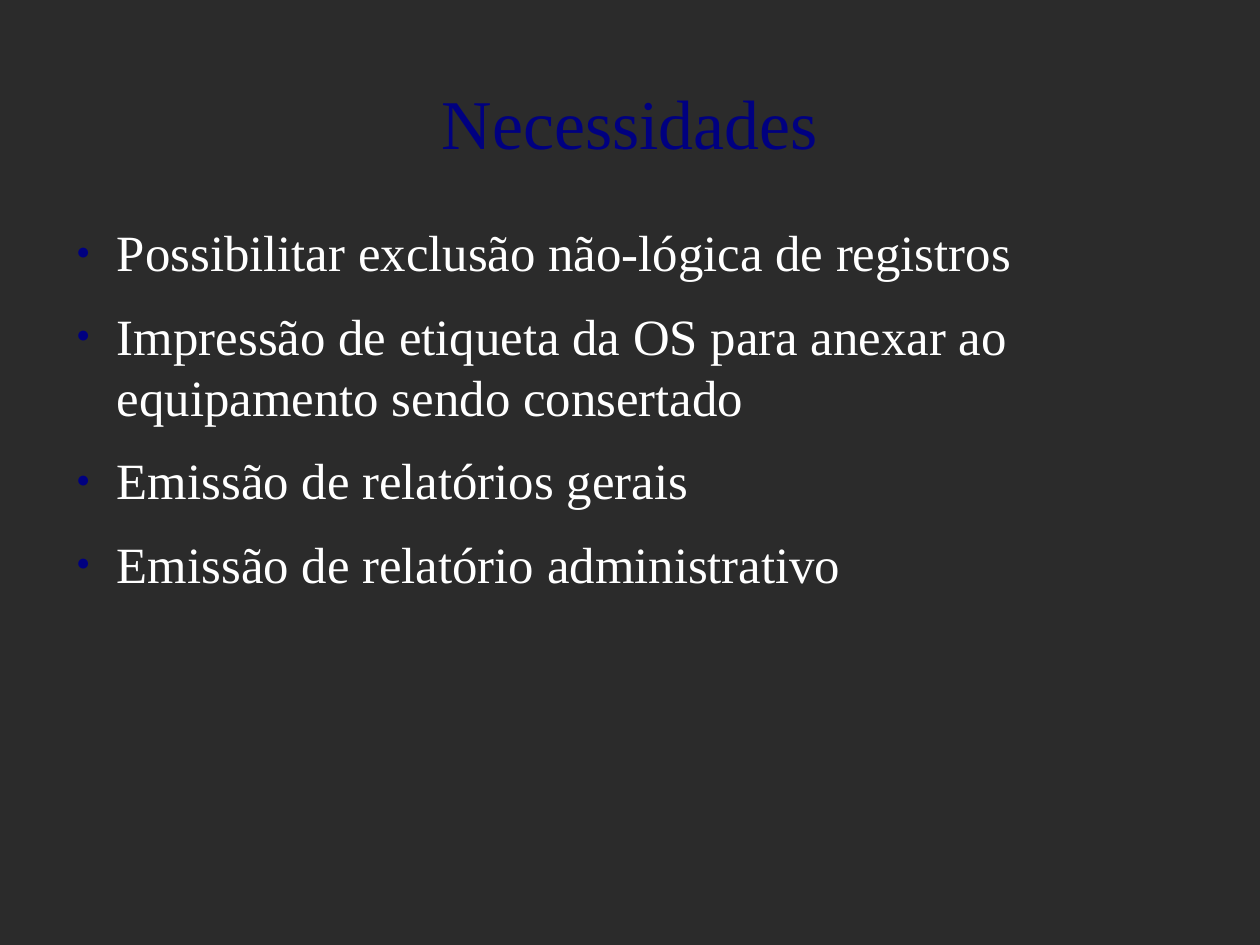
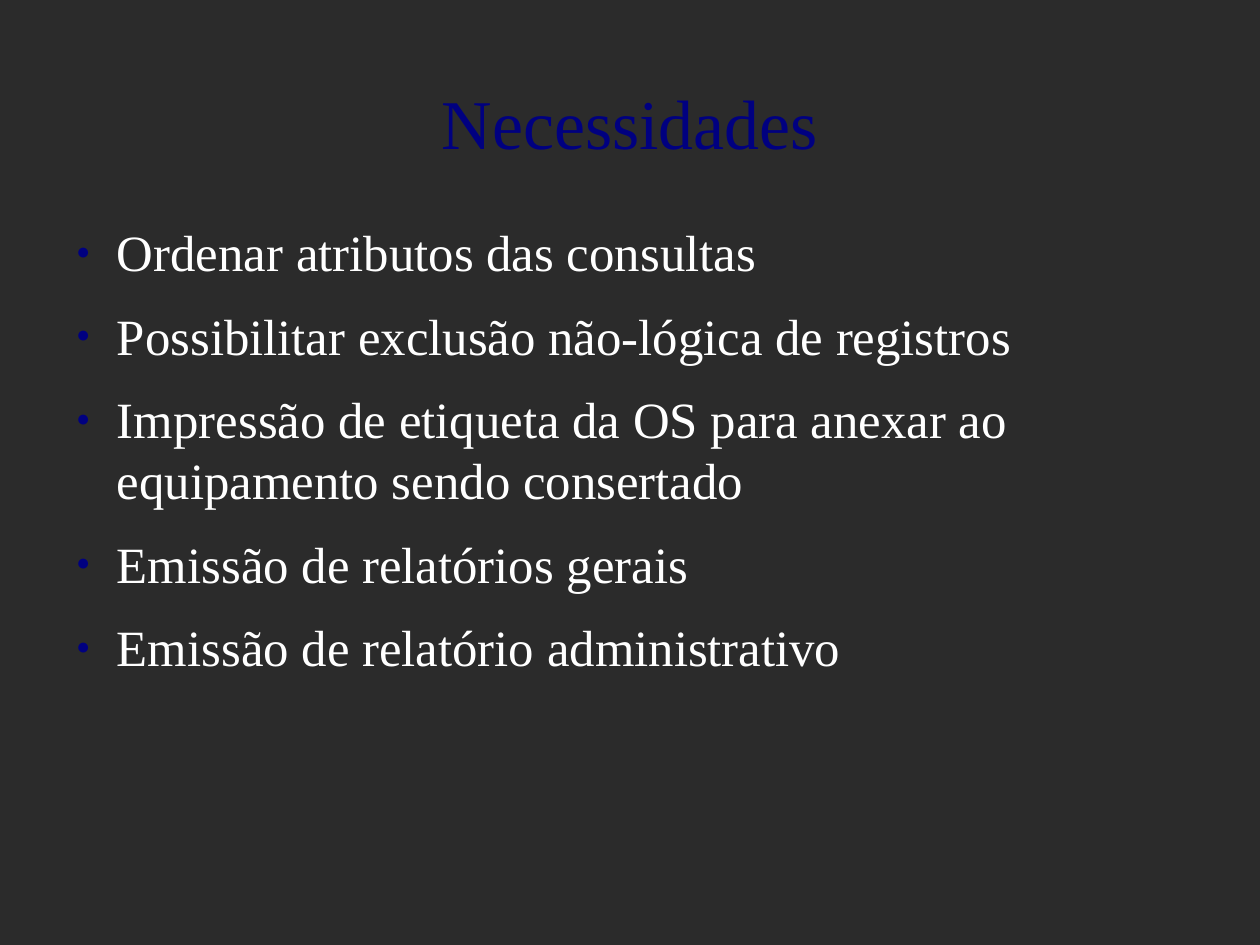
Before and after one commit to billzee/azordens, a slide deck: slide 6 of doc/presentation/presentation.odp. Drawn at 1260x945 pixels with LibreOffice and Linux fonts; fonts in the diff are those of the drawing; background and template pictures are left out; a plain dark background stands for a picture behind light text. Boxes give left, top, right and bottom in pixels: in the first picture for what was removed or moved away, otherwise in the second. Text is boxed around its words. In the diff, an @@ line names an element or a change of style, - is before the commit and + after.

```diff
--- a/doc/presentation/presentation.odp
+++ b/doc/presentation/presentation.odp
@@ text at (117, 235, 756, 272): paragraph added @@
+● Ordenar atributos das consultas
```
Also in this commit, not shown: 1 other slide changed, 1 slide added, 5 other files.
